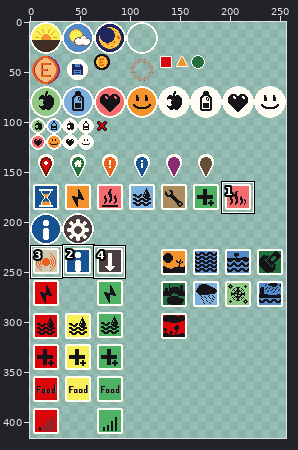
Edited in one commit: pixel-art file (godot/assets/GUI/icons/icons.aseprite). The first picture is a wide view before the edit; the outline marks the close-up.
Close-up. Old version:
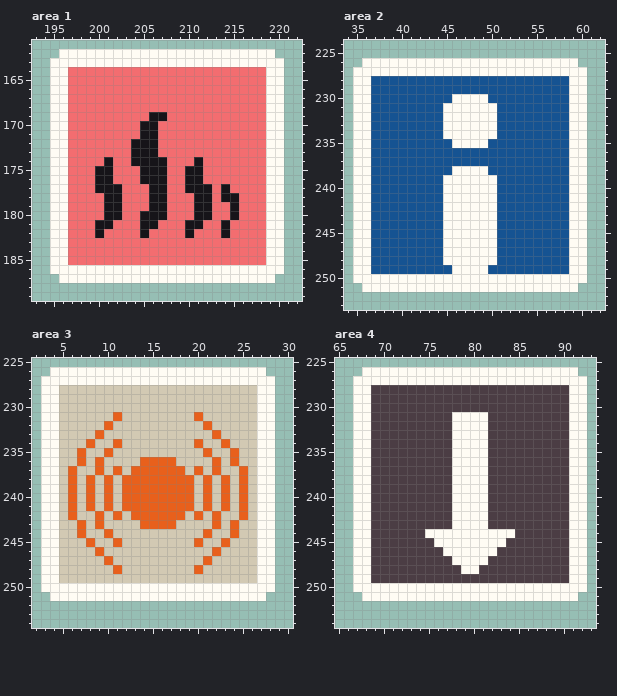
256x416 pixels, 1 frame. Shown: area 1: x 193..222, y 161..189; area 2: x 34..62, y 224..253; area 3: x 2..30, y 225..254; area 4: x 65..93, y 225..254. The commit also changed other parts of the picture, which this record leaves out.
After the commit:
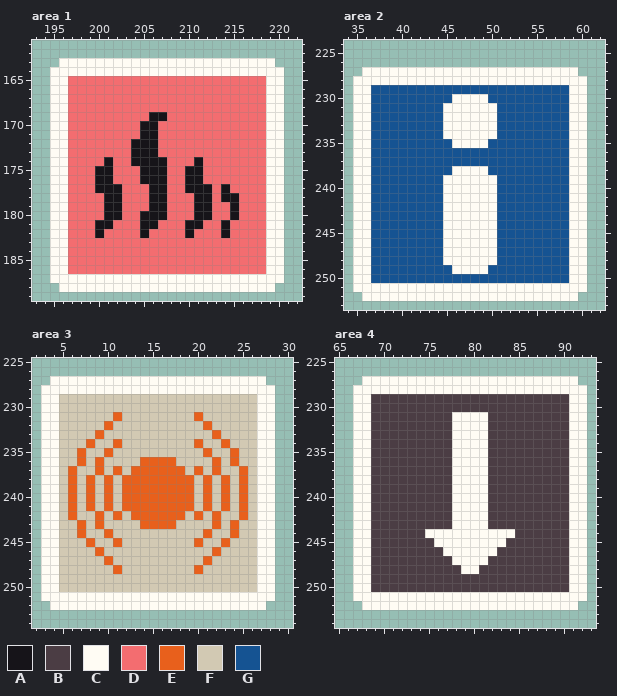
Palette (. is transparent): A #161419  B #4b3d44  C #fffcf4  D #f36d70  E #e8601c  F #d2c9b3  G #155392
Edits made:
Area 1, layer "BG":
Colour C is added in row 187 at x 195 and 220; in row 188 at x 196 to 219.
Colour C replaces colour D in row 164 at x 197 to 218.
Colour D replaces colour C in row 186 at x 197 to 218.
Colour C is removed in row 162 at x 196 to 219; in row 163 at x 195 and 220.
Area 2, layer "BG":
Colour C is added in row 251 at x 35 and 60; in row 252 at x 36 to 59.
Colour C replaces colour G in row 228 at x 37 to 58.
Colour G replaces colour C in row 250 at x 37 to 58.
Colour C is removed in row 226 at x 36 to 59; in row 227 at x 35 and 60.
Area 3, layer "BG":
Colour C is added in row 251 at x 3 and 28; in row 252 at x 4 to 27.
Colour C replaces colour F in row 228 at x 5 to 26.
Colour F replaces colour C in row 250 at x 5 to 26.
Colour C is removed in row 226 at x 4 to 27; in row 227 at x 3 and 28.
Area 4, layer "BG":
Colour B replaces colour C in row 250 at x 69 to 90.
Colour C is added in row 251 at x 67 and 92; in row 252 at x 68 to 91.
Colour C replaces colour B in row 228 at x 69 to 90.
Colour C is removed in row 226 at x 68 to 91; in row 227 at x 67 and 92.
Where, in picture pixels (left, top, right, bottom), the same in both close-ups:
changed: (50, 49, 284, 76)
changed: (50, 265, 284, 292)
changed: (353, 58, 587, 85)
changed: (353, 274, 587, 301)
changed: (41, 367, 275, 394)
changed: (41, 583, 275, 610)
changed: (353, 367, 587, 394)
changed: (353, 583, 587, 610)
